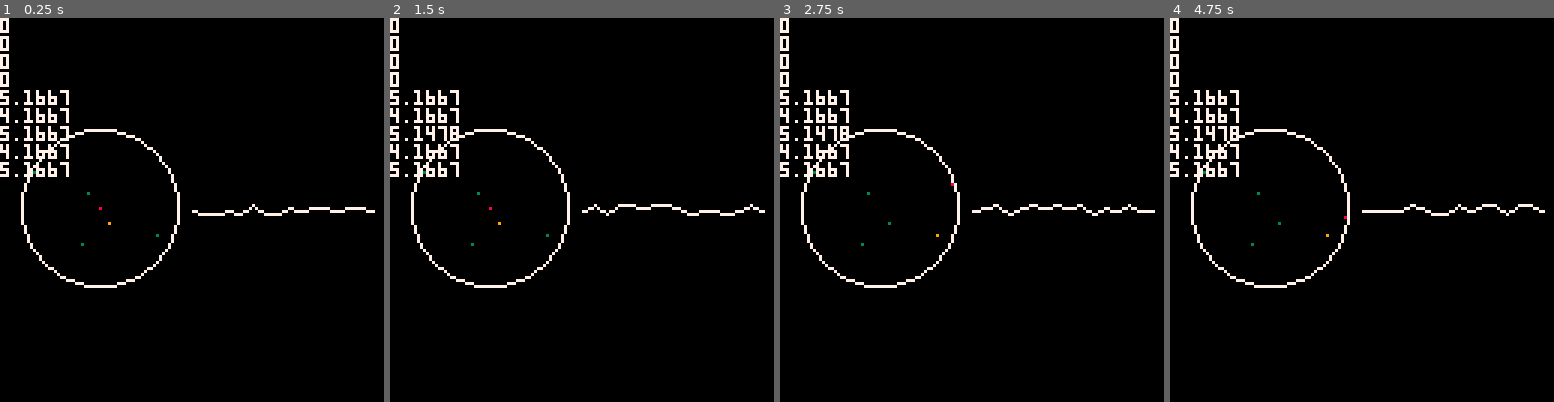
Above: before the commit, frames 1-4 (left to right).
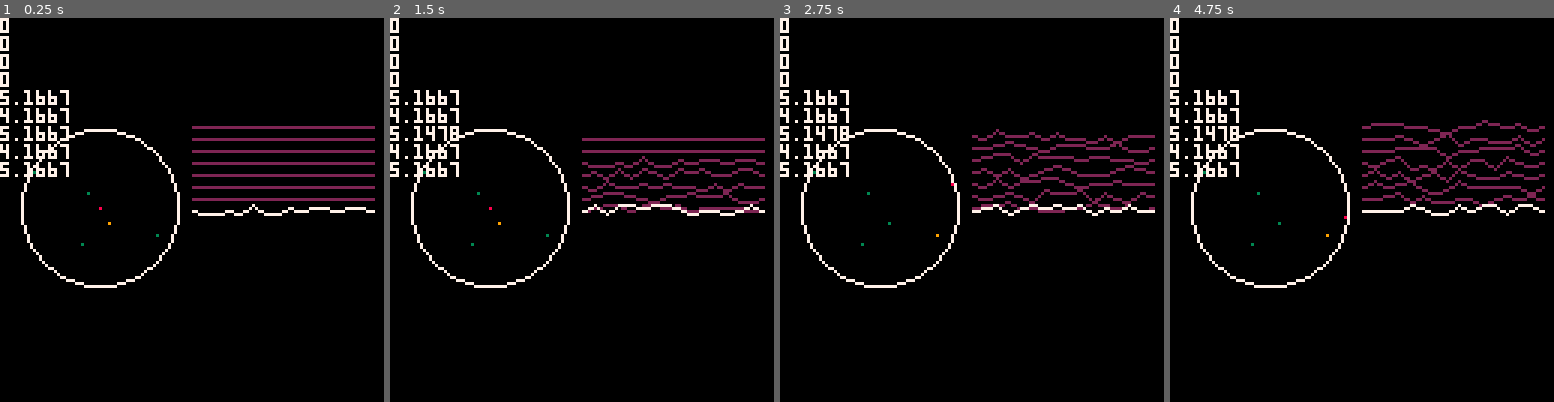
Above: after the commit, the same moments.

Repository: GerodruS/scanner8
Game: PICO-8 cartridge game.p8
The game is run twice, just before and just after one commit, with the same random seed, the same clock (stepped at 60 frames per second) and the same inputs.
Inputs:
- Up to frame 1 (0.25 s): no input
- Up to frame 2 (1.5 s): tap X (X key) at 0.33, 1.07 s
- Up to frame 3 (2.75 s): hold Right 1.6-2.1 s; tap X (X key) at 1.85 s; hold Up 2.15-2.42 s; hold Right from 2.47 s (still down)
- Up to frame 4 (4.75 s): tap X (X key) at 2.97, 4.08 s; release Right at 3.03 s; hold Left 3.08-3.58 s; hold Down 3.63-3.97 s; hold Right 4.02-4.68 s; hold Up from 4.73 s (still down)

The runs differ from the first frame. In frame 1, 2.6% of the frame differs, in the area x 50-98%, y 28-48%; in frame 2, 2.5%; in frame 3, 2.5%; in frame 4, 2.6%.

Commit message:
Continued to improve signal logic

Diff:
--- a/game.p8
+++ b/game.p8
@@ -7,11 +7,16 @@
  planet_radius=25
  scanner_pos=vcpy(planet_center)
  sources={}
- signals={{}}
- for i=1,16 do
-  add(signals[1],0)
+ signals={}
+ for i=1,8 do
+  local s={}
+	 for i=1,16 do
+	  add(s,0)
+	 end
+	 add(signals,s)
  end
  next_gen_time=0
+ next_signal_time=0
 
  generate_sources()
 end
@@ -78,10 +83,22 @@
  local resource_len=len/4
  local noise=4
  local signal=signals[1]
+ local signals_count=count(signals)
  local n=count(signal)
-
- local regen=next_gen_time<=time()
- if regen then
+ local next_signal_delay=0.3
+ local signal_y_offset=4
+
+ local t=time()
+ if next_gen_time<=t then
+  if next_signal_time<=t then
+   signal=signals[signals_count]
+   for i=signals_count,2,-1 do
+    signals[i]=signals[i-1]
+   end
+   signals[1]=signal
+   next_signal_time=t+next_signal_delay
+  end
+
   signal[1]=0
   for i=2,n-1 do
    local ri=flr(i/(n/4))+1
@@ -90,12 +107,33 @@
    signal[i]=s
   end
   signal[n]=0
-  next_gen_time=time()+0.1
- end
-
- color(7)
+  next_gen_time=t+0.1
+ end
+
+-- color(7)
+-- local p=vcpy(pos)
+-- for i=1,n do
+--  local x=pos[1]+(i-1)*4
+--  local y=pos[2]-signal[i]
+--  line(p[1],p[2],x,y)
+--  p[1]=x
+--  p[2]=y
+-- end
+
+-- local clrs={7,2,2,2,2,2,2,2,15,14,8}
+ local y=pos[2]
+ for i=signals_count,2,-1 do
+  pos[2]=y-(i-2)*signal_y_offset-(1-(next_signal_time-t)/next_signal_delay)*signal_y_offset
+  draw_signal(signals[i],pos,2)
+ end
+ pos[2]=y
+ draw_signal(signals[1],pos,7)
+end
+
+function draw_signal(signal,pos,clr)
+ color(clr)
  local p=vcpy(pos)
- for i=1,n do
+ for i=1,count(signal) do
   local x=pos[1]+(i-1)*4
   local y=pos[2]-signal[i]
   line(p[1],p[2],x,y)
